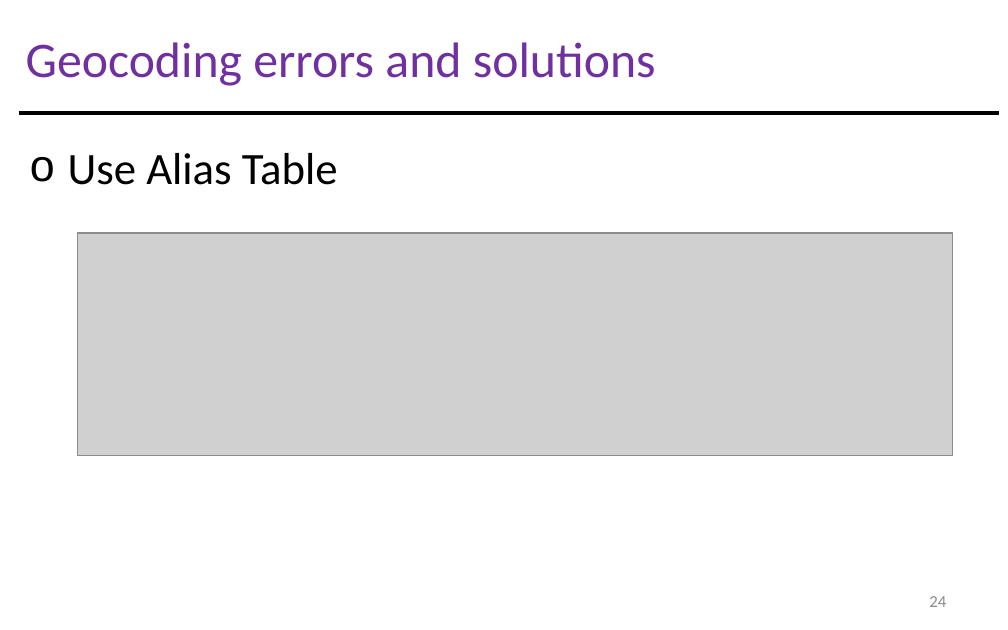
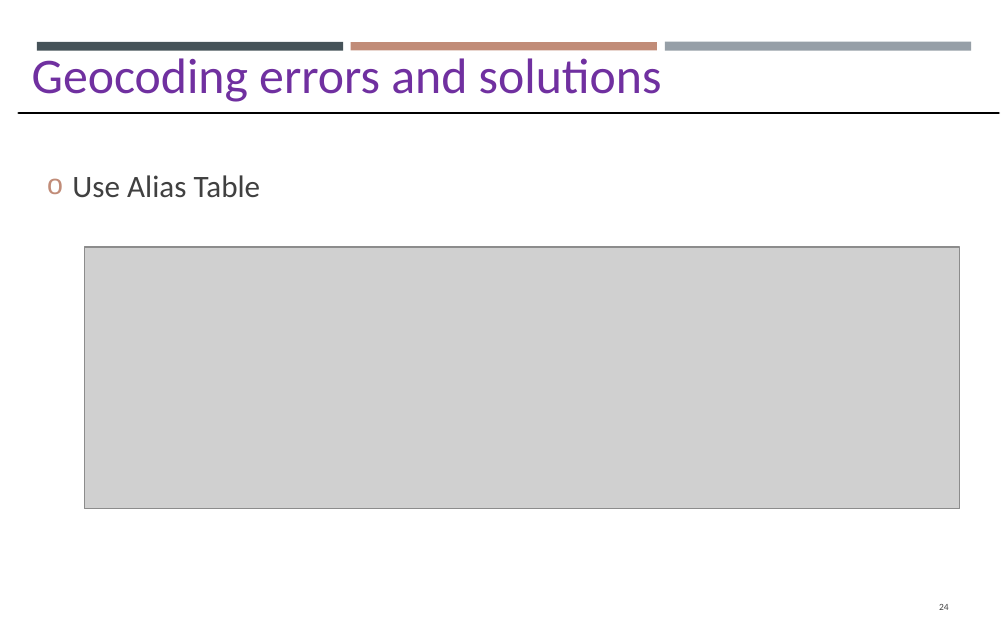
Before and after one commit to gisynw/GIS_I, a slide deck: slide 24 of docs/Lectures/Week12/Lecture12_GEOG2475_Geocoding.pptx. Drawn at 1008x630 pixels with LibreOffice and Linux fonts; fonts in the diff are those of the drawing; grey boxes stand for pictures. Boxes give left, top, right and bottom in pixels: in the first picture for what was removed or moved away, otherwise in the second. Text is boxed around its words. In the diff, an @@ line names an element or a change of style, - is before the commit and + after.

```diff
--- a/docs/Lectures/Week12/Lecture12_GEOG2475_Geocoding.pptx
+++ b/docs/Lectures/Week12/Lecture12_GEOG2475_Geocoding.pptx
@@ text "Geocoding errors and solutions": place and size @@
-text "Geocoding errors and solutions" at <box>26,42,656,86</box>
+text "Geocoding errors and solutions" at <box>32,58,662,102</box>
@@ rectangle added at <box>37,43,343,52</box>, fill #465359 @@
@@ rectangle added at <box>351,43,656,50</box>, fill #C18C78 @@
@@ rectangle added at <box>665,41,971,50</box>, fill #969FA7 @@
@@ text "Use Alias Table": place and size @@
-text "Use Alias Table" at <box>68,153,338,185</box>
+text "Use Alias Table" at <box>72,175,261,197</box>
@@ text "Use Alias Table" at <box>72,175,261,197</box>: size 28.8 to 20 pt, text colour #000000 to #404040; indent changed; less space between paragraphs; vertical alignment top to middle @@
@@ picture: place and size @@
-picture at <box>77,233,953,455</box>
+picture at <box>84,248,960,510</box>
@@ page number: place and size @@
-page number at <box>929,596,946,607</box>
+page number at <box>939,604,949,610</box>
@@ page number at <box>939,604,949,610</box>: size 10.8 to 6.1 pt, text colour #8C8C8C to #404040 @@
```
Also in this commit, not shown: 23 other slides changed, 3 slides added, 4 slides removed, 17 other files.
